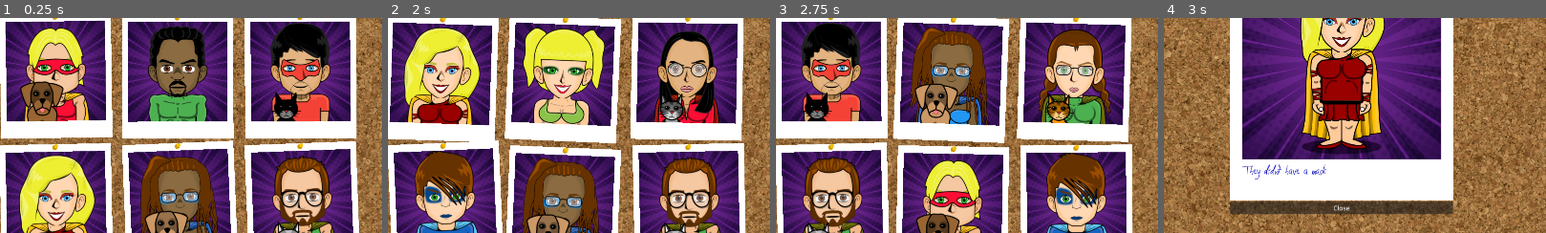
Above: before the commit, frames 1-4 (left to right).
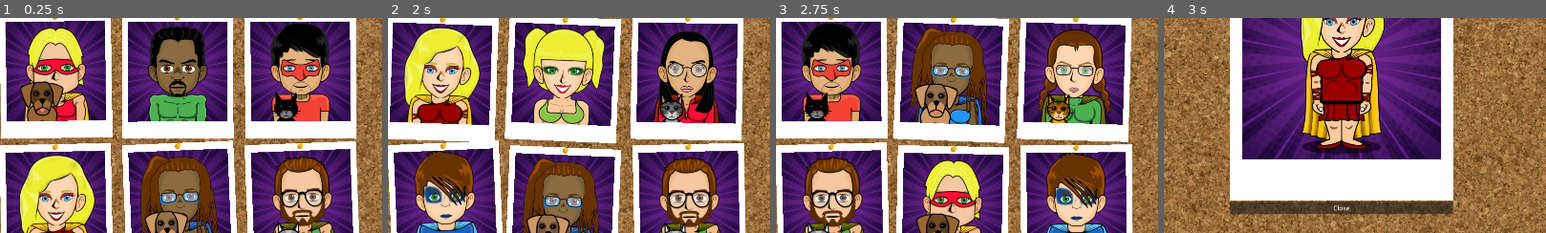
Above: after the commit, the same moments.

Repository: grapejamgames/a_hero_stole_my_wallet
Game: Godot game, scene res://main.tscn
Same seed, same stepped clock (60 frames per second), same inputs: the game is played once before the commit and once after it.
Inputs (mouse positions are % of the whole screen's width and height, from its top left):
- Up to frame 1 (0.25 s): no input
- Up to frame 2 (2 s): click "Restart" at 0.5 s; click "Restart" at 1.25 s
- Up to frame 3 (2.75 s): click "Restart" at 2 s
- Up to frame 4 (3 s): tap Enter at 2.75 s; move the mouse to (34, 20) at 2.77 s; click (34, 20) at 2.92 s
The pictures show only the part of the screen within x 27-77%, y 37-87%; the shares and areas given below are measured in that part.

Frames 1-3 are identical in both runs. In frame 4, 0.3% of the frame differs, in the area x 20-43%, y 68-76%.
Error after the commit: Parse Error: Assignment is not allowed inside an expression. (res://autoload_adlibs.gd:90)

Commit message:
Pretty polaroids

Diff:
--- a/a_hero_stole_my_wallet/autoload_adlibs.gd
+++ b/a_hero_stole_my_wallet/autoload_adlibs.gd
@@ -1,27 +1,137 @@
 extends Node
 
 static var adlibs_singular : Array[String] = [
-	"They had a {adjective} {noun}" # brown cape - one cape
+	"They had a{vowel} {adjective} {noun}",
+	"I think they had a{vowel} {adjective} {noun}",
+	"I swear I saw a{vowel} {adjective} {noun} on them",
+	"It looked like a{vowel} {adjective} {noun}",
+	"Pretty sure there was a{vowel} {adjective} {noun}",
+	"I could’ve sworn they carried a{vowel} {adjective} {noun}",
+	"Did you notice the {adjective} {noun} they had",
+	"I remember seeing a{vowel} {adjective} {noun}",
+	"They were sporting a{vowel} {adjective} {noun}",
+	"They showed up with a{vowel} {adjective} {noun}",
+	"Hard to miss that {adjective} {noun} they had",
+	"I caught a glimpse of a{vowel} {adjective} {noun}",
+	"They flashed a{vowel} {adjective} {noun} for a moment",
+	"I’m telling you, they had a{vowel} {adjective} {noun}",
+	"Someone mentioned they had a{vowel} {adjective} {noun}",
+	"I thought I saw a{vowel} {adjective} {noun} on them",
+	"It might’ve been a{vowel} {adjective} {noun}",
+	"They definitely carried a{vowel} {adjective} {noun}",
+	"From what I saw, it was a{vowel} {adjective} {noun}"
+]
+
+
+static var adlibs_plural : Array[String] = [
+	"They had {adjective} {noun}",
+	"I think they had {adjective} {noun}",
+	"I swear I saw {adjective} {noun} on them",
+	"It looked like {adjective} {noun}",
+	"Pretty sure they were carrying {adjective} {noun}",
+	"I could’ve sworn they had {adjective} {noun}",
+	"Did you notice the {adjective} {noun} they had",
+	"I remember seeing {adjective} {noun}",
+	"They were sporting {adjective} {noun}",
+	"They showed up with {adjective} {noun}",
+	"Hard to miss those {adjective} {noun}",
+	"I caught a glimpse of {adjective} {noun}",
+	"They flashed {adjective} {noun} for a moment",
+	"I’m telling you, they had {adjective} {noun}",
+	"Someone mentioned they had {adjective} {noun}",
+	"I thought I saw {adjective} {noun} on them",
+	"It might’ve been {adjective} {noun}",
+	"They definitely had {adjective} {noun}",
+	"From what I saw, it was {adjective} {noun}"
 ]
 
 static var adlibs_singular_binary : Array[String] = [
-	"They had a {noun}" # beard
-]
-
-static var adlibs_plural : Array[String] = [
-	"They had {adjective} {noun}" # brown eyes - two eyes
+	"They had a{vowel} {noun}",
+	"I think they had a{vowel} {noun}",
+	"Pretty sure they had a{vowel} {noun}",
+	"I swear I saw a{vowel} {noun}",
+	"It looked like a{vowel} {noun}",
+	"I caught a glimpse of a{vowel} {noun}",
+	"Someone mentioned they had a{vowel} {noun}",
+	"I could’ve sworn they were sporting a{vowel} {noun}",
+	"They showed up with a{vowel} {noun}",
+	"I remember seeing a{vowel} {noun}",
+	"Hard to miss a{vowel} {noun} like that",
+	"They were definitely carrying a{vowel} {noun}",
+	"Rumor is they’ve got a{vowel} {noun}",
+	"From what I saw, it was a{vowel} {noun}",
+	"I thought I saw a{vowel} {noun} on them",
+	"They flashed a{vowel} {noun} for a moment",
+	"It might’ve been a{vowel} {noun}",
+	"They seemed to have a{vowel} {noun}",
+	"I’m telling you, there was a{vowel} {noun}"
 ]
 
 static var adlibs_plural_binary : Array[String] = [
-	"They had {noun}" # glasses
+	"They had {noun}",
+	"I think they had {noun}",
+	"Pretty sure they had {noun}",
+	"I swear I saw {noun} on them",
+	"It looked like they had {noun}",
+	"I caught a glimpse of {noun}",
+	"They definitely had {noun}",
+	"I remember seeing {noun}",
+	"They showed up with {noun}",
+	"They were sporting {noun}",
+	"Hard to miss {noun} like that",
+	"Someone mentioned they had {noun}",
+	"I could’ve sworn they were carrying {noun}",
+	"From what I saw, they had {noun}",
+	"They flashed {noun} for a moment",
+	"I thought I saw {noun} on them",
+	"They seemed to have {noun}",
+	"I'm telling you, they had {noun}",
+	"There was no mistaking those {noun}",
+	"They walked in with {noun}"=
 ]
 
 static var adlibs_singular_negative_binary : Array[String] = [
-	"They didn't have a {noun}" # beard
+	"They didn't have a{vowel} {noun}",
+	"I don't think they had a{vowel} {noun}",
+	"Pretty sure they didn't have a{vowel} {noun}",
+	"I swear they didn't have a{vowel} {noun}",
+	"It didn't look like they had a{vowel} {noun}",
+	"I never saw a{vowel} {noun} on them",
+	"They definitely weren't carrying a{vowel} {noun}",
+	"I could've sworn they lacked a{vowel} {noun}",
+	"Someone said they didn't have a{vowel} {noun}",
+	"I didn't notice a{vowel} {noun} on them",
+	"There wasn't a{vowel} {noun} anywhere on them",
+	"I’m telling you, no {noun}",
+	"It was clear they didn't have a{vowel} {noun}",
+	"I kept looking, but no {noun}",
+	"They showed up without a{vowel} {noun}",
+	"I thought they'd have a{vowel} {noun}, but nope",
+	"From what I saw, no {noun}",
+	"They seemed to be missing a{vowel} {noun}",
+	"They were definitely without a{vowel} {noun}"
 ]
 
 static var adlibs_plural_negative_binary : Array[String] = [
-	"They didn't have {noun}" # glasses
+	"They didn't have {noun}",
+	"I don't think they had {noun}",
+	"Pretty sure they didn't have {noun}",
+	"I swear they didn't have {noun}",
+	"It didn't look like they had {noun}",
+	"I never saw any {noun} on them",
+	"They definitely weren't carrying {noun}",
+	"I could've sworn they lacked {noun}",
+	"Someone said they didn't have {noun}",
+	"I didn't notice any {noun} on them",
+	"There weren't any {noun} anywhere on them",
+	"I'm telling you, no {noun}",
+	"It was clear they didn't have {noun}",
+	"I kept looking, but no {noun}",
+	"They showed up without {noun}",
+	"I thought they'd have {noun}, but nope",
+	"From what I saw, no {noun}",
+	"They seemed to be missing {noun}",
+	"They were definitely without {noun}"
 ]
 
 var _singular : bool
